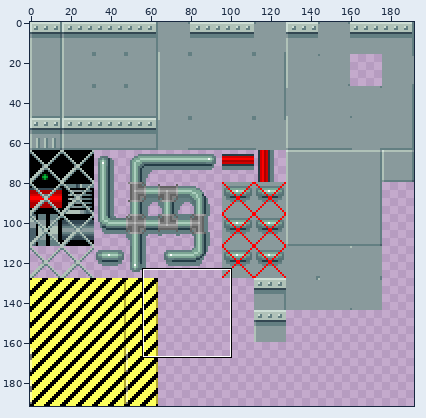
One commit to this sprite sheet: assets/textures/tilesets/factory.png. The first picture is a wide view before the edit; the outline marks the close-up.
Close-up. Old version:
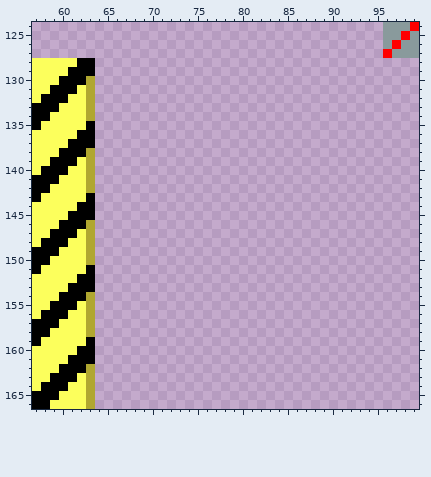
The file is 192x192 pixels. Colours within 5 levels of each other are drawn and written as one. Shown: x 57..99, y 124..166.
Once edited:
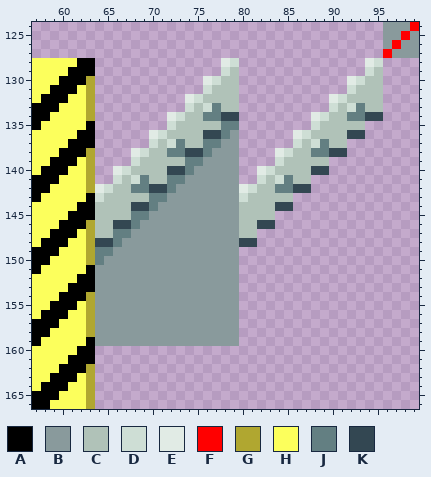
Palette (. is transparent): A #000000  B #899a9c  C #b0c2b8  D #ceded5  E #e1ebe5  F #ff0000  G #b0a730  H #fcff5c  J #637f82  K #334752
Change:
{"y":128,"x":78,"old":"..","new":"ED"}
{"y":128,"x":94,"old":"..","new":"ED"}
{"y":129,"x":78,"old":"..","new":"DC"}
{"y":129,"x":94,"old":"..","new":"DC"}
{"y":130,"x":76,"old":"....","new":"EDCC"}
{"y":130,"x":92,"old":"....","new":"EDCC"}
{"y":131,"x":76,"old":"....","new":"DCCC"}
{"y":131,"x":92,"old":"....","new":"DCCC"}
{"y":132,"x":74,"old":"......","new":"EDCCCC"}
{"y":132,"x":90,"old":"......","new":"EDCCCC"}
{"y":133,"x":74,"old":"......","new":"DCDJCC"}
{"y":133,"x":90,"old":"......","new":"DCDJCC"}
{"y":134,"x":72,"old":"........","new":"EDCCJJKK"}
{"y":134,"x":88,"old":"........","new":"EDCCJJKK"}
{"y":135,"x":72,"old":"........","new":"DCCCCCJJ"}
{"y":135,"x":88,"old":"......","new":"DCCCCC"}
{"y":136,"x":70,"old":"..........","new":"EDCCCCKKJB"}
{"y":136,"x":86,"old":"........","new":"EDCCCCKK"}
{"y":137,"x":70,"old":"..........","new":"DCDJCCJJBB"}
{"y":137,"x":86,"old":"......","new":"DCDJCC"}
{"y":138,"x":68,"old":"............","new":"EDCCJJKKJBBB"}
{"y":138,"x":84,"old":"........","new":"EDCCJJKK"}
{"y":139,"x":68,"old":"............","new":"DCCCCCJJBBBB"}
{"y":139,"x":84,"old":"......","new":"DCCCCC"}
{"y":140,"x":66,"old":"..............","new":"EDCCCCKKJBBBBB"}
{"y":140,"x":82,"old":"........","new":"EDCCCCKK"}
{"y":141,"x":66,"old":"..............","new":"DCDJCCJJBBBBBB"}
{"y":141,"x":82,"old":"......","new":"DCDJCC"}
{"y":142,"x":64,"old":"........................","new":"EDCCJJKKJBBBBBBBEDCCJJKK"}
{"y":143,"x":64,"old":"......................","new":"DCCCCCJJBBBBBBBBDCCCCC"}
{"y":144,"x":64,"old":"......................","new":"CCCCKKJBBBBBBBBBCCCCKK"}
{"y":145,"x":64,"old":"....................","new":"CCCCJJBBBBBBBBBBCCCC"}
{"y":146,"x":64,"old":"....................","new":"CCKKJBBBBBBBBBBBCCKK"}
{"y":147,"x":64,"old":"..................","new":"CCJJBBBBBBBBBBBBCC"}
{"y":148,"x":64,"old":"..................","new":"KKJBBBBBBBBBBBBBKK"}
{"y":149,"x":64,"old":"................","new":"JJBBBBBBBBBBBBBB"}
{"y":150,"x":64,"old":"................","new":"JBBBBBBBBBBBBBBB"}
{"y":151,"x":64,"old":"................","new":"BBBBBBBBBBBBBBBB"}
{"y":152,"x":64,"old":"................","new":"BBBBBBBBBBBBBBBB"}
{"y":153,"x":64,"old":"................","new":"BBBBBBBBBBBBBBBB"}
{"y":154,"x":64,"old":"................","new":"BBBBBBBBBBBBBBBB"}
{"y":155,"x":64,"old":"................","new":"BBBBBBBBBBBBBBBB"}
{"y":156,"x":64,"old":"................","new":"BBBBBBBBBBBBBBBB"}
{"y":157,"x":64,"old":"................","new":"BBBBBBBBBBBBBBBB"}
{"y":158,"x":64,"old":"................","new":"BBBBBBBBBBBBBBBB"}
{"y":159,"x":64,"old":"................","new":"BBBBBBBBBBBBBBBB"}
